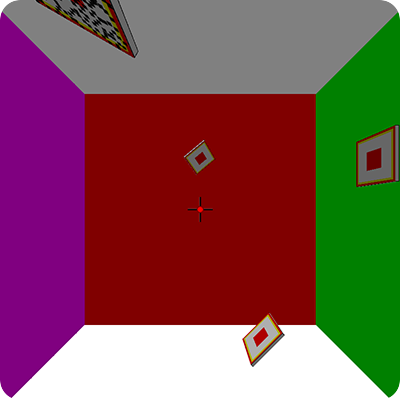
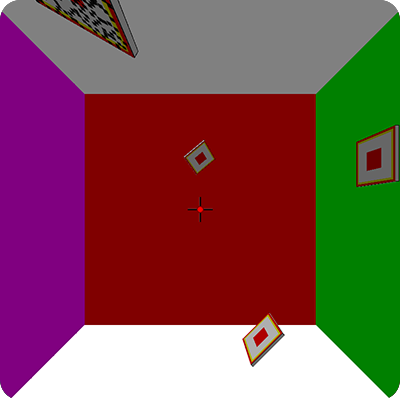
Revision of a layered w=400, h=400 image; what changed, layer by layer:
showed "レイヤー 3" over [0, 0, 400, 398]
showed "レイヤー 2" over [0, 0, 400, 398]
showed "レイヤー 1" over [0, 0, 400, 398]
